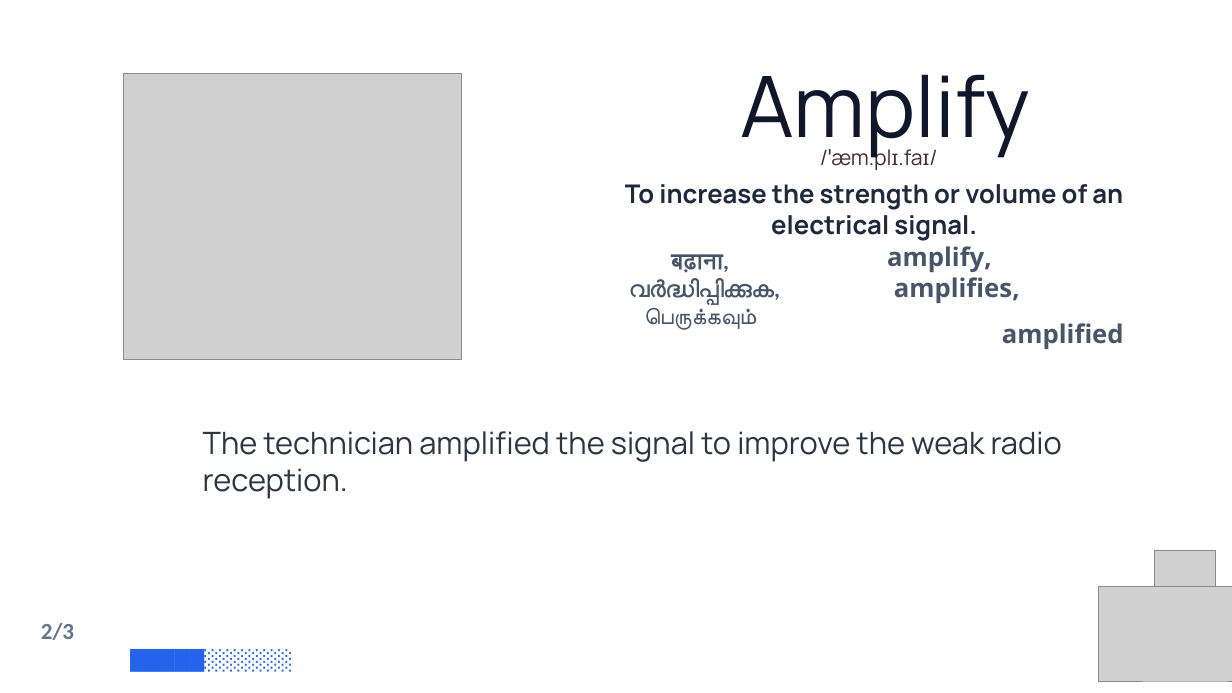
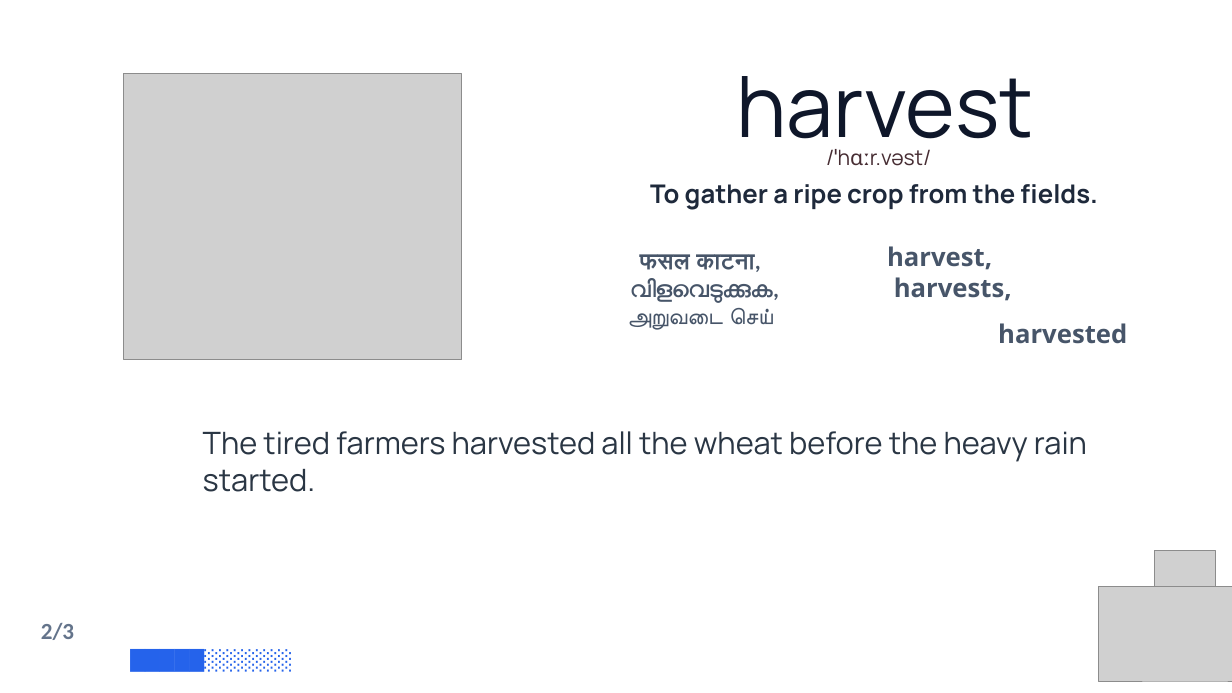
Before and after one commit to PrinceNR/AIVideoAutomation, a slide deck: slide 6 of output/test_builder.pptx. Drawn at 1232x693 pixels with LibreOffice and Linux fonts; fonts in the diff are those of the drawing; grey boxes stand for pictures; background and template pictures are left out. Boxes give left, top, right and bottom in pixels: in the first picture for what was removed or moved away, otherwise in the second. Text is boxed around its words. In the diff, an @@ line names an element or a change of style, - is before the commit and + after.

```diff
--- a/output/test_builder.pptx
+++ b/output/test_builder.pptx
@@ text at (737, 76, 1034, 161): text changed @@
-Amplify
+harvest
@@ text at (870, 149, 931, 166): text changed @@
-/ˈæm.plɪ.faɪ/
+/ˈhɑːr.vəst/
@@ text at (650, 184, 1098, 210): text changed @@
-To increase the strength or volume of an electrical signal.
+To gather a ripe crop from the fields.
@@ text at (627, 254, 779, 330): text changed @@
-बढ़ाना,
-വർദ്ധിപ്പിക്കുക,
-பெருக்கவும்
+फसल काटना,
+വിളവെടുക്കുക,
+அறுவடை செய்
@@ text at (887, 246, 1127, 344): text changed @@
-amplify,
-amplifies,
-amplified
+harvest,
+harvests,
+harvested
@@ text at (203, 431, 1087, 462): text changed @@
-The technician amplified the signal to improve the weak radio reception.
+The tired farmers harvested all the wheat before the heavy rain started.
```
Also in this commit, not shown: 11 other slides changed, 33 other files.
